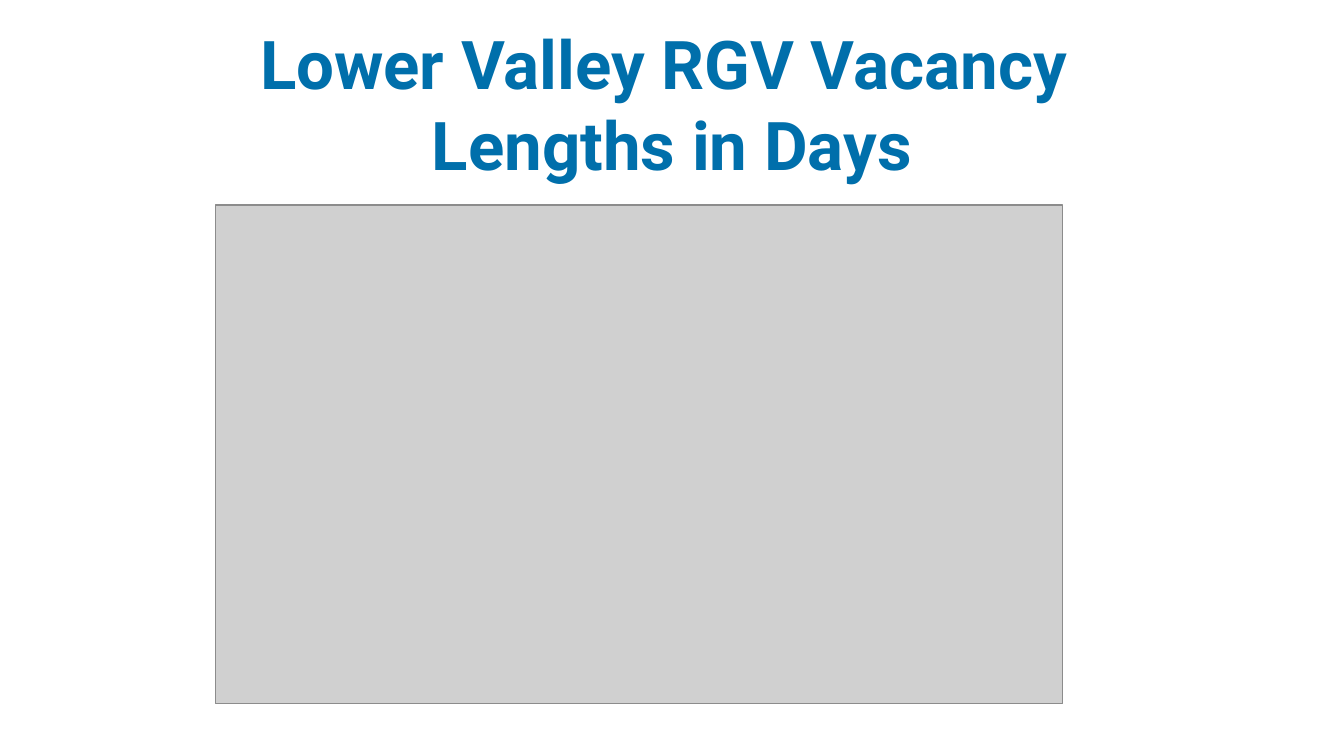
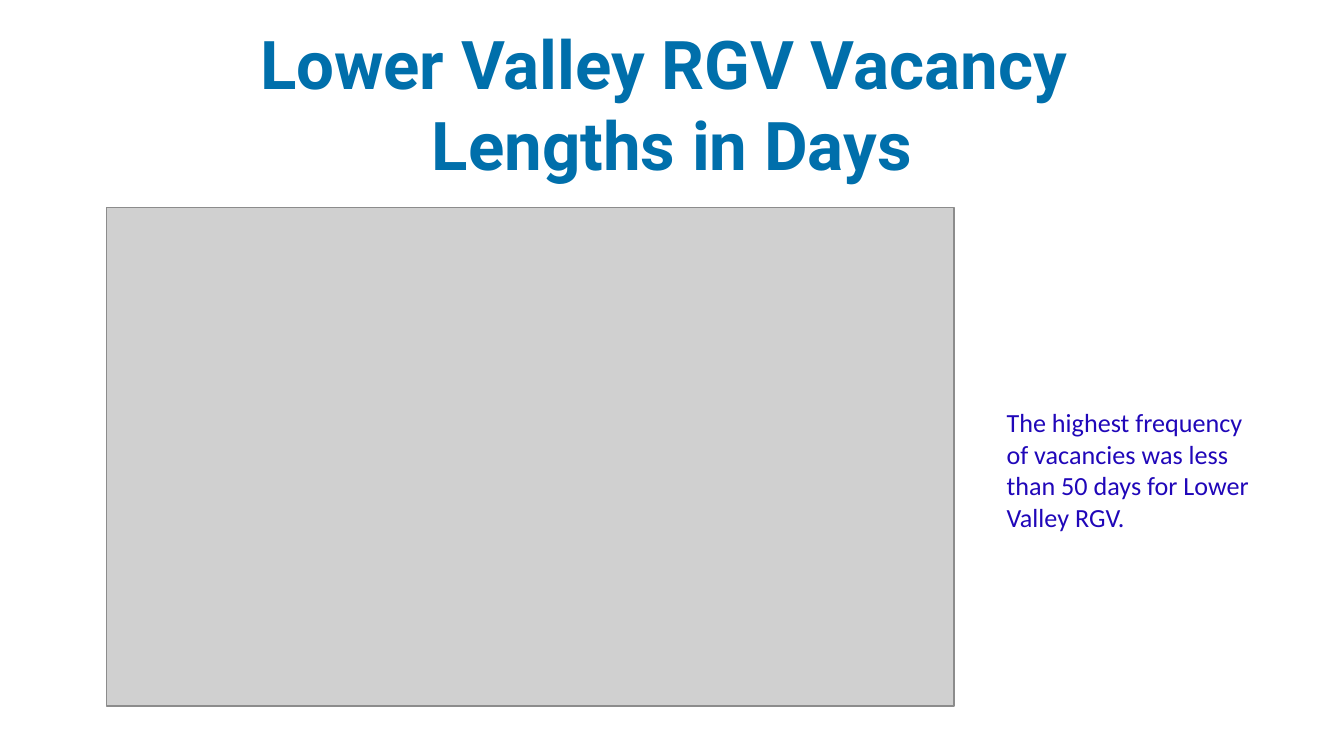
Before and after one commit to idea-analytics/Staffing_Trends_Performance_Vacancies, a slide deck: slide 11 of graphs/Staffing_Part1_23-24_preliminary_report.pptx. Drawn at 1344x756 pixels with LibreOffice and Linux fonts; fonts in the diff are those of the drawing; grey boxes stand for pictures; background and template pictures are left out. Boxes give left, top, right and bottom in pixels: in the first picture for what was removed or moved away, otherwise in the second. Text is boxed around its words. In the diff, an @@ line names an element or a change of style, - is before the commit and + after.

```diff
--- a/graphs/Staffing_Part1_23-24_preliminary_report.pptx
+++ b/graphs/Staffing_Part1_23-24_preliminary_report.pptx
@@ picture: place and size @@
-picture at box(215, 206, 1062, 704)
+picture at box(106, 207, 953, 706)
@@ text added at box(1007, 414, 1248, 532), 14 pt, text #2007B9 @@
+The highest frequency of vacancies was less than 50 days for Lower Valley RGV.
```
Also in this commit, not shown: 7 other slides changed, 5 slides added, 3 other files.
